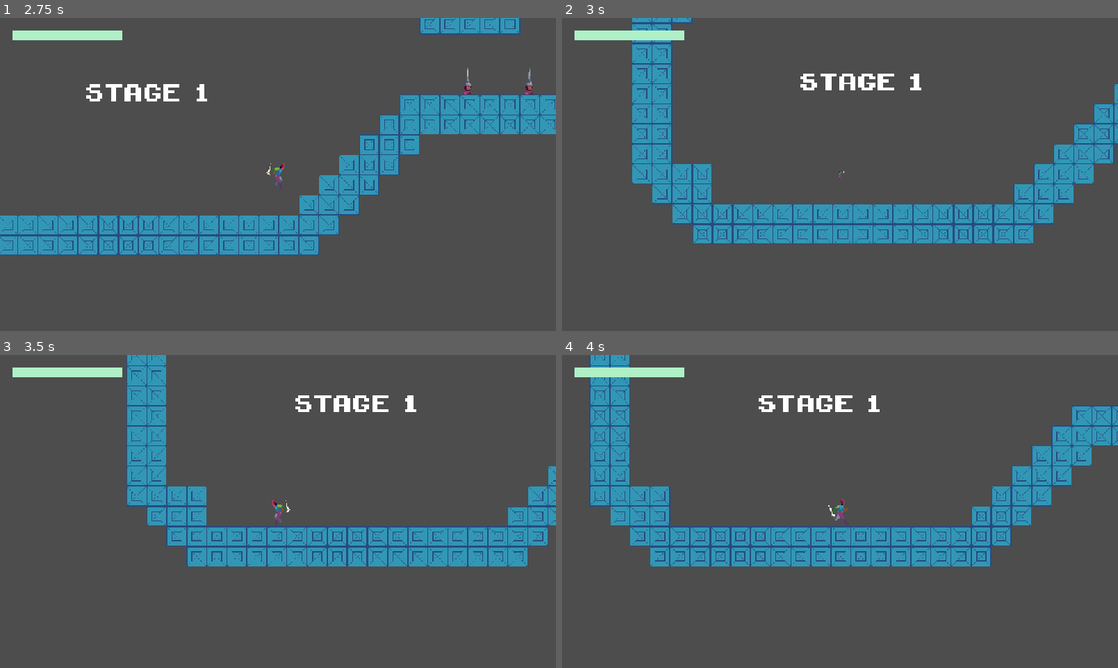
Above: before the commit, frames 1-4 (two rows, left to right).
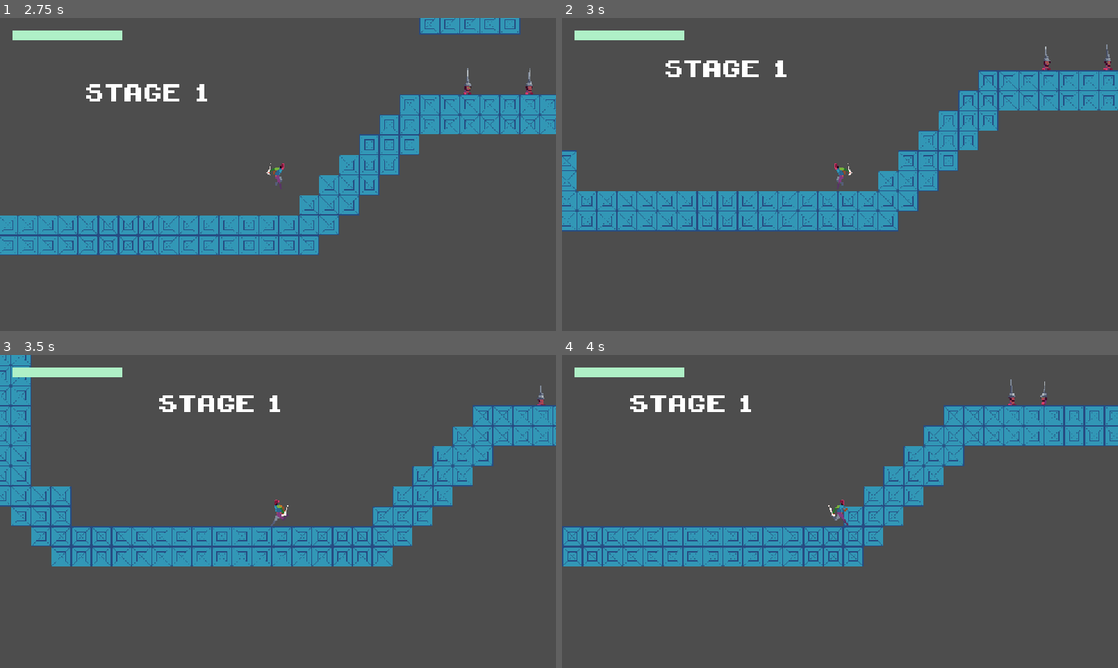
Above: after the commit, the same moments.

Repository: jbradlim08/MindBlade
Game: Godot game, scene res://scene/game/main_menu.tscn
Same seed, same stepped clock (60 frames per second), same inputs: the game is played once before the commit and once after it.
Inputs (mouse positions are in pixels of both pictures, inside the frame that each line leads up to):
- Up to frame 1 (2.75 s): click (122, 174) at 0.5 s; tap Enter at 1.25 s; move the mouse to (400, 158) at 1.27 s; hold R (to_checkpoint) 1.28-2.03 s; hold D (right) from 1.28 s (still down); click (400, 158) at 1.42 s; tap W (jump) at 1.52, 1.82, 2.27, 2.3, 2.57 s; tap Shift at 1.55, 2.1 s; move the mouse to (166, 190) at 2.02 s
- Up to frame 2 (3 s): move the mouse to (895, 105) at 2.77 s; release D (right) at 2.78 s; hold A (left) from 2.78 s (still down); hold R (to_checkpoint) from 2.78 s (still down); tap W (jump) at 2.85 s
- Up to frame 3 (3.5 s): keep holding A (left); keep holding R (to_checkpoint)
- Up to frame 4 (4 s): move the mouse to (812, 574) at 3.52 s; release A (left) at 3.53 s; release R (to_checkpoint) at 3.53 s; hold D (right) from 3.53 s (still down); tap Space (dash) at 3.6 s; click (812, 574) at 3.67 s; tap W (jump) at 3.77 s; tap Shift at 3.8 s

Frame 1 is identical in both runs. In frame 2, 25% of the frame differs, in the area x 0-100%, y 0-73%; in frame 3, 23%; in frame 4, 21%.

Commit message:
Fix the teleportation bug by setting up the 3s timer. Fix the HK direction bug when struck by mindblade from behind by changing the to_player_dir() functionality to accept pos argument from any object. Change to_player_dir() name to to_obj_pos_dir() with pos parameter

Diff:
--- a/character/base_player.gd
+++ b/character/base_player.gd
@@ -24,6 +24,7 @@
 @onready var wall_air_detector: RayCast2D = $WallAirDetector
 @onready var wall_air_detector_2: RayCast2D = $WallAirDetector2
 @onready var checkpoint_timer: Timer = $CheckpointTimer
+@onready var teleport_timer: Timer = $TeleportTimer
 @onready var ground_detector: RayCast2D = $GroundDetector
 
 @export var speed: float = 180.0
@@ -48,6 +49,7 @@
 var dash_final_dir: Vector2
 var can_get_input: bool = true
 var can_put_checkpoint: bool = true
+var can_teleport: bool = true
 
 var enemy_pos: Vector2 = Vector2.ZERO
 
@@ -64,7 +66,10 @@
 		checkpoint_timer.start()
 		print("set checkpoint: " + str(global_position))
 	# teleport to checkpoint
-	if event.is_action_pressed("to_checkpoint"):
+	if event.is_action_pressed("to_checkpoint") and can_teleport:
+		# player cannot teleport for at least 3s
+		can_teleport = false
+		teleport_timer.start()
 		global_position = SceneManager.get_checkpoint_pos()
 		entrance()
 		print("back to checkpoint")
@@ -360,6 +365,7 @@
 	return floor_group != null and floor_group.is_in_group("world")
 
 func entrance() -> void:
+	# to zoom in player from 0.3 scale back to 1.0 scale for 0.5s
 	var target_scale := sprite.scale
 	sprite.scale = Vector2(0.3, 0.3)
 
@@ -370,10 +376,13 @@
 
 func transition() -> void:
 	set_enemies_active(false) # enemies paused
+
+	# create new canvas layer
 	var layer := CanvasLayer.new()
 	layer.layer = 100
 	add_child(layer)
 
+	# create new ColorRect
 	var fade_rect := ColorRect.new()
 	fade_rect.color = Color(0, 0, 0, 0)
 	fade_rect.set_anchors_preset(Control.PRESET_FULL_RECT)
@@ -391,11 +400,11 @@
 	anim.speed_scale = 1.0 # resume the animations
 	sprite.self_modulate = Color.WHITE # turn normal
 	set_physics_process(true) # so player can fall
-	await get_tree().create_timer(0.3).timeout
+	await get_tree().create_timer(0.3).timeout # wait till everything is settled
 	set_state(PlayerState.IDLE)
 
-	# 3. zoom in and fade in together
-	entrance()
+	# 3. fade in
+	entrance() # zoom in player
 	var fade_in := create_tween()
 	fade_in.tween_property(fade_rect, "color:a", 0.0, 0.5)
 	await fade_in.finished
@@ -422,6 +431,8 @@
 	return DataManager.get_player_dmg() * crit_damage()
 
 func take_damage(dmg: int, enemy_pos: Vector2, reaction: bool) -> void:
+	# PARAM "enemy_pos": to set enemy pos to determine the direction of the knockback reaction
+	# PARAM "reaction": to determine whether player is knockbacked or not
 	if can_hurt:
 		can_hurt = false
 		self.enemy_pos = enemy_pos
@@ -437,7 +448,7 @@
 #region Who I Hit
 func _on_hitbox_area_entered(area: Area2D) -> void:
 	if area.is_in_group("enemy_hurt"):
-		area.get_parent().take_damage(final_damage())
+		area.get_parent().take_damage(final_damage(), global_position)
 		SignalManager.on_player_hit.emit(area.global_position)
 #endregion
 
@@ -450,6 +461,8 @@
 		#SignalManager.on_player_hurt.emit()
 
 func hit_danger() -> void:
+	# when player is hit, fade black -> enemy and all animation freezed ->
+	# player go back to last checkpoint -> player IDLE -> fade in -> game resume
 	take_damage(DataManager.get_spike_dmg(), Vector2.ZERO, false)
 	SignalManager.on_player_hurt.emit(global_position)
 	set_physics_process(false)
@@ -495,3 +508,6 @@
 func _on_checkpoint_timer_timeout() -> void:
 	can_put_checkpoint = true
 #endregion
+
+func _on_teleport_timer_timeout() -> void:
+	can_teleport = true
--- a/character/base_player.tscn
+++ b/character/base_player.tscn
@@ -49,6 +49,11 @@
 wait_time = 3.0
 one_shot = true
 
+[node name="TeleportTimer" type="Timer" parent="."]
+wait_time = 3.0
+one_shot = true
+
 [connection signal="area_entered" from="Hitbox" to="." method="_on_hitbox_area_entered"]
 [connection signal="body_entered" from="Hurtbox" to="." method="_on_hurtbox_body_entered"]
 [connection signal="timeout" from="CheckpointTimer" to="." method="_on_checkpoint_timer_timeout"]
+[connection signal="timeout" from="TeleportTimer" to="." method="_on_teleport_timer_timeout"]
--- a/character/vier/mind_blade.gd
+++ b/character/vier/mind_blade.gd
@@ -40,7 +40,8 @@
 func _unhandled_input(event: InputEvent) -> void:
 	# recall all blades
 	if event is InputEventKey:
-		if event.keycode == KEY_SHIFT and event.pressed and (cur_state == BladeState.FLY or cur_state == BladeState.PLATFORM):
+		if event.keycode == KEY_SHIFT and event.pressed and \
+		   (cur_state == BladeState.FLY or cur_state == BladeState.PLATFORM):
 			set_state(BladeState.RETURN)
 
 func _physics_process(delta: float) -> void:
@@ -108,10 +109,12 @@
 	Utils.toggle_collision_shape(hitbox, false)
 	enable_detector(false)
 	platform_timer.start()
+
 	# to make sure it always landed on pivot point
 	if not is_hit_side_wall and not is_hit_top_wall:
 		global_position = target
-	# hit top and bottom wall
+
+	# if the blade hit top and bottom wall, randomize the rotation
 	if is_hit_top_wall and not is_hit_side_wall:
 		set_rot(sprite, deg_to_rad(randf_range(45.0, 125.0)))
 		Utils.toggle_collision_shape(platformbox_shape, false)
@@ -195,7 +198,7 @@
 func _on_hitbox_area_entered(area: Node2D) -> void:
 	set_state(BladeState.RETURN)
 	if area.is_in_group("enemy_hurt"):
-		area.get_parent().take_damage(DataManager.get_blade_dmg())
+		area.get_parent().take_damage(DataManager.get_blade_dmg(), global_position)
 		SignalManager.on_player_hit.emit(area.global_position)
 
 # for recalling the blade one by one
--- a/character/vier/mind_blade.tscn
+++ b/character/vier/mind_blade.tscn
@@ -56,7 +56,7 @@
 &"throw": SubResource("Animation_nyjrl")
 }
 
-[node name="MindBlade" type="Node2D"]
+[node name="MindBlade" type="Node2D" groups=["blade_hit"]]
 top_level = true
 z_index = -1
 script = ExtResource("1_3nsqi")
--- a/enemy/base_enemy.gd
+++ b/enemy/base_enemy.gd
@@ -32,7 +32,8 @@
 	pass
 
 #region HealthPoint
-func take_damage(amount: int) -> void:
+func take_damage(amount: int, pos: Vector2) -> void:
+	# PARAM "pos": whoever hit the enemy, such as MindBlade or Player
 	health_bar.show()
 	hp -= amount
 	health_bar.set_hp(hp)
--- a/enemy/ground/headknife.gd
+++ b/enemy/ground/headknife.gd
@@ -35,6 +35,7 @@
 var can_hurt: bool = true
 
 var max_dist_y_to_player: float = 60.0
+var obj_pos_hurt: Vector2 = Vector2.ZERO # the object position who hurt HK
 
 func _ready() -> void:
 	enemy_die.connect(set_state.bind(HKState.DIE))
@@ -74,16 +75,15 @@
 	player_detector.global_position = global_position
 
 func check_view_degree() -> bool:
-	var horizon_dir: Vector2 = Vector2.RIGHT * -to_player_dir()
+	# create a 60 degree field of view to the front
+	var horizon_dir: Vector2 = Vector2.RIGHT * -to_obj_pos_dir(player_ref.global_position)
 	var to_player: Vector2 = global_position.direction_to(player_ref.global_position)
 	var angle: float = abs(horizon_dir.angle_to(to_player))
 	return angle <= deg_to_rad(30.0)
-	# minimum height for field of view and player detection to 'true'
-	# h = sin(18) * 200px(player detector length) = 60
-	# slightly lower than 2 tiles
 
 func check_detectors() -> void:
 	if cur_state == HKState.PATROL or cur_state == HKState.CHARGE:
+		# when should HK turn
 		if (
 			wall_detector.is_colliding() and \
 			ground_detector.is_colliding() and \
@@ -102,6 +102,7 @@
 				charge_timer.start()
 				return
 			set_state(HKState.PATROL)
+		# when should HK not turn
 		else:
 			dir = dir
 	else: return
@@ -114,11 +115,13 @@
 		return collider.is_in_group("player_body")
 
 func check_can_charge() -> bool:
+	# if player isn't on the ground, then no CHARGE
 	var floor_group
 	if player_ref.ground_detector.is_colliding():
 		floor_group = player_ref.ground_detector.get_collider()
 	else:
 		return false
+
 	if player_ref.is_on_floor() and \
 	   floor_group.is_in_group("world") and \
 	   global_position.y - player_ref.global_position.y <= max_dist_y_to_player and \
@@ -131,8 +134,10 @@
 		return false
 
 func check_state() -> void:
+	# when HK is hurt, it cannot transition to any state
 	if cur_state == HKState.HURT:
 		return
+
 	if is_on_floor():
 		if velocity.x == 0.0 and cur_state != HKState.IDLE:
 			set_state(HKState.IDLE)
@@ -151,7 +156,8 @@
 	# in the middle of charge
 	if cur_state == HKState.CHARGE and check_can_charge():
 		# change dir
-		if dir != -to_player_dir() and check_view_degree():
+		if dir != -to_obj_pos_dir(player_ref.global_position) and \
+		   check_view_degree():
 			set_state(HKState.CHARGE)
 		# if stopped by its fellow
 		if velocity.x == 0:
@@ -198,7 +204,7 @@
 
 func charge() -> void:
 	Utils.toggle_col_layer_mask(self, 4, true)
-	dir = -to_player_dir()
+	dir = -to_obj_pos_dir(player_ref.global_position)
 	update_facing()
 	velocity.x = dir * charge_speed
 
@@ -208,7 +214,7 @@
 	Utils.toggle_col_layer_mask(self, 4, false)
 	set_physics_process(false)
 
-	dir = -to_player_dir()
+	dir = -to_obj_pos_dir(player_ref.global_position)
 	update_facing()
 
 	anim.play("attack")
@@ -223,11 +229,12 @@
 	Utils.toggle_col_layer_mask(self, 4, false)
 	# to avoid physics set to false when attacking
 	set_physics_process(true)
-	dir = -to_player_dir()
+	dir = -to_obj_pos_dir(player_ref.global_position)
 	update_facing()
 	can_hurt = false
 
-	velocity.x = to_player_dir() * 150
+	# jump to the direction from the attack in x axis
+	velocity.x = to_obj_pos_dir(obj_pos_hurt) * 150
 	velocity.y = -50
 
 	anim.play("hurt")
@@ -247,8 +254,8 @@
 	SignalManager.on_hk_die.emit(global_position, dir)
 
 #region Auxiliary
-func to_player_dir() -> float:
-	return sign(global_position.x - player_ref.global_position.x)
+func to_obj_pos_dir(pos: Vector2) -> float:
+	return sign(global_position.x - pos.x)
 
 func blink() -> void:
 	var tween := create_tween()
@@ -256,11 +263,14 @@
 	tween.tween_property(sprite, "self_modulate", Color(1, 1, 1), 0.2)
 #endregion
 
-func take_damage(amount: int) -> void:
+func take_damage(amount: int, pos: Vector2) -> void:
+	# PARAM "pos": whoever hit the enemy, such as MindBlade or Player
+	obj_pos_hurt = pos
 	if can_hurt:
 		set_state(HKState.HURT)
-		super(amount)
-	else:
+		super(amount, pos)
+	else:
+		# this else statement happen when HK is invincible after get hit
 		print('hit the shield')
 		blink()
 		health_bar.anim.play("blocked")
--- a/scene/game/level.tscn
+++ b/scene/game/level.tscn
@@ -17,6 +17,21 @@
 
 [node name="PlayerUI" parent="CanvasLayer" instance=ExtResource("6_bddx0")]
 
+[node name="Control" type="Control" parent="."]
+layout_mode = 3
+anchors_preset = 0
+offset_right = 40.0
+offset_bottom = 40.0
+
+[node name="Label" type="Label" parent="Control"]
+layout_mode = 0
+offset_left = 269.0
+offset_top = 291.0
+offset_right = 501.0
+offset_bottom = 340.0
+text = "STAGE 1"
+label_settings = ExtResource("9_07p8p")
+
 [node name="World" type="TileMapLayer" parent="." groups=["world"]]
 z_index = -10
 tile_map_data = PackedByteArray("AAAAAAwAAQAAAAAAAAAAAA0AAQAAAAAAAAABAAwAAQAAAAAAAAABAA0AAQAAAAAAAAAAAAoAAQAAAAAAAAAAAA …(11584 unchanged characters)…
@@ -34,21 +49,6 @@
 
 [node name="ObjectContainer" parent="." instance=ExtResource("3_jnrmd")]
 
-[node name="Control" type="Control" parent="."]
-layout_mode = 3
-anchors_preset = 0
-offset_right = 40.0
-offset_bottom = 40.0
-
-[node name="Label" type="Label" parent="Control"]
-layout_mode = 0
-offset_left = 269.0
-offset_top = 291.0
-offset_right = 501.0
-offset_bottom = 340.0
-text = "STAGE 1"
-label_settings = ExtResource("9_07p8p")
-
 [node name="HeadKnife" parent="." instance=ExtResource("8_kapys")]
 position = Vector2(974, 297)
 patrol_time = 2.5
